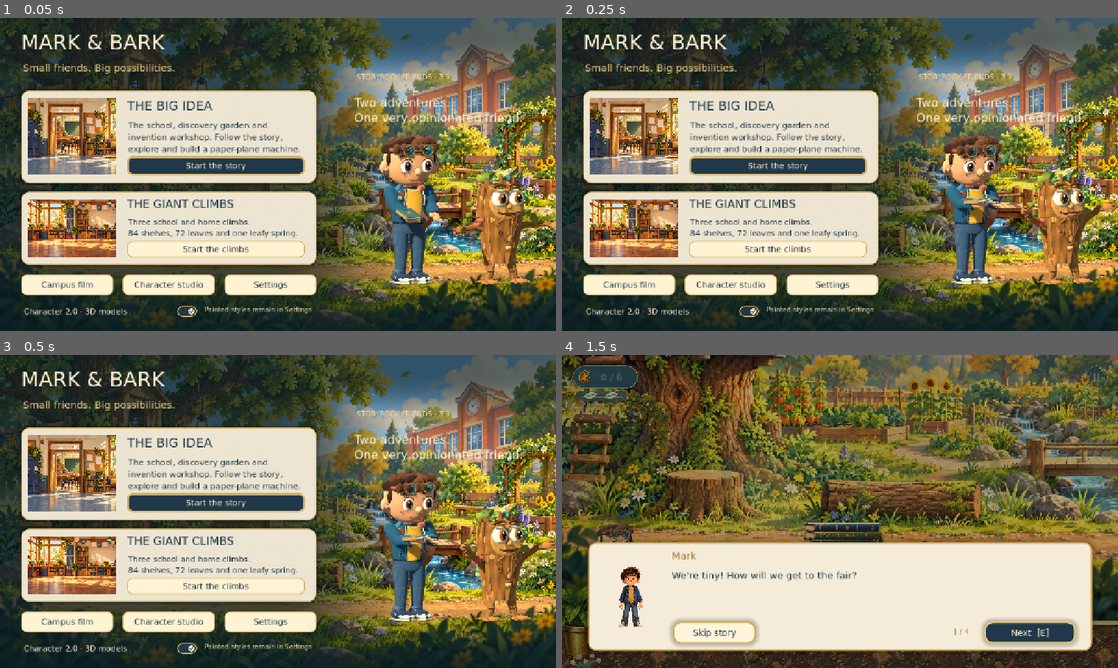
Above: before the commit, frames 1-4 (two rows, left to right).
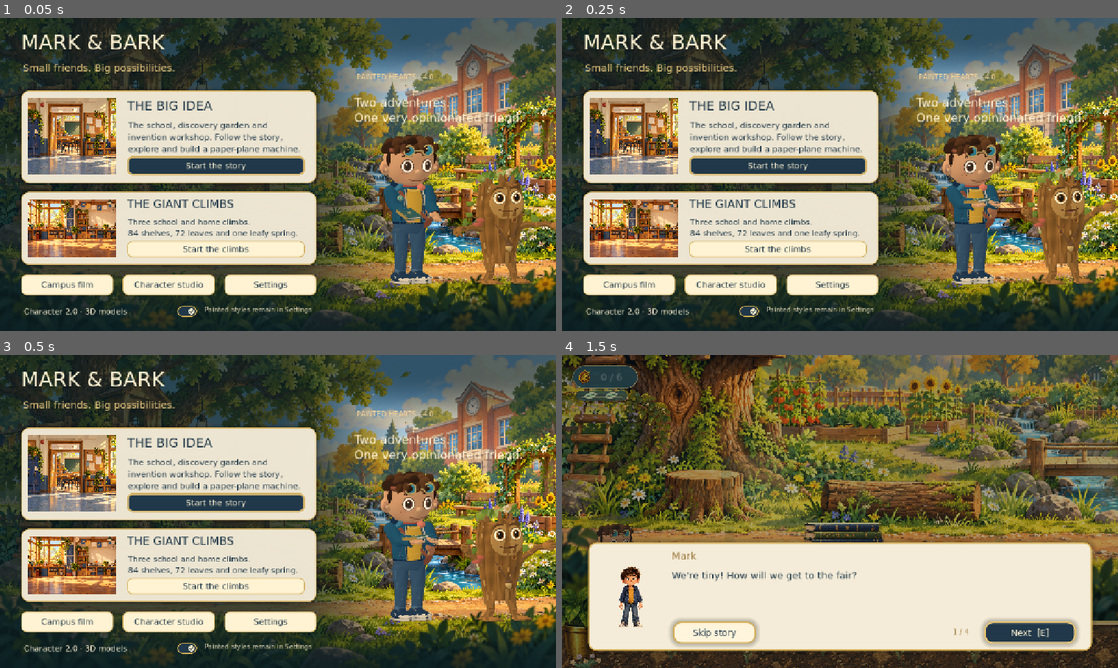
Above: after the commit, the same moments.

Repository: skhaze94-cloud/Mark-and-Bark
Game: Godot game, scene res://scenes/adventures.tscn
Two runs of this game, one before a commit and one after it. Both use one fixed random seed, a clock stepped at 60 frames per second and the inputs below.
Inputs:
- Up to frame 1 (0.05 s): no input
- Up to frame 2 (0.25 s): no input
- Up to frame 3 (0.5 s): no input
- Up to frame 4 (1.5 s): click "Start the story" at 0.5 s; click "Skip intro [E]" at 1.25 s

The runs differ from the first frame. In frame 1, 5.1% of the frame differs, in the area x 64-100%, y 17-86%; in frame 2, 5.0%; in frame 3, 4.9%; in frame 4, 0.2%.

Commit message:
Release 4.0 Painted Hearts character treatment
Restore illustrated facial charm through shallow painted eyes, restrained gaze and highlights, softer matte lighting and calmer hair, bark and canopy detail. Retain articulated 3D bodies and original painting choices. Add brief reusable celebration flecks with pause and reduced-motion handling.

Android 4.0.0 (400) retains the existing package and signing identity. Validate original gameplay, 140 native character/render checks, 12 flourish lifecycle checks and 84 exact APK resource checks. Make the native style-switch test wait for the actor visual update. Physical Android testing remains outstanding.

Diff:
--- a/project.godot
+++ b/project.godot
@@ -2,7 +2,7 @@
 
 [application]
 config/name="Mark & Bark: The Big Idea"
-config/version="3.9.0 Storybook Friends"
+config/version="4.0.0 Painted Hearts"
 config/icon="res://assets/app_icon.svg"
 run/main_scene="res://scenes/adventures.tscn"
 config/features=PackedStringArray("4.4", "GL Compatibility")
--- a/scripts/adventures.gd
+++ b/scripts/adventures.gd
@@ -26,7 +26,7 @@
 	whimsy=load("res://scripts/whimsy_layer.gd").new();whimsy.name="WhimsyLayer";whimsy.context="menu";whimsy.controller=self;add_child(whimsy)
 	label(self,"MARK & BARK",Rect2(48,28,780,65),47,"fff3d3")
 	label(self,"Small friends. Big possibilities.",Rect2(52,101,760,35),23,"f0ce83")
-	label(self,"STORYBOOK FRIENDS · 3.9",Rect2(820,126,400,28),16,"f4d39a")
+	label(self,"PAINTED HEARTS · 4.0",Rect2(820,126,400,28),16,"f4d39a")
 	card(Rect2(48,166,680,213))
 	picture("school_hub",Rect2(65,184,202,177))
 	label(self,"THE BIG IDEA",Rect2(292,184,407,40),29)
--- a/scripts/animation_studio.gd
+++ b/scripts/animation_studio.gd
@@ -24,7 +24,7 @@
 func _ready():
 	showcase="--showcase" in OS.get_cmdline_user_args()
 	label("MARK & BARK",Rect2(44,20,650,48),36)
-	label("CHARACTER 2.0  /  3D PERFORMANCE STUDIO  /  3.9",Rect2(47,72,900,30),17,Color("8a713f"))
+	label("PAINTED HEARTS  /  CHARACTER STUDIO  /  4.0",Rect2(47,72,900,30),17,Color("8a713f"))
 	button("All adventures",Rect2(1040,32,192,52),func():Adventures.go(Adventures.HOME))
 	headline=label("",Rect2(400,24,620,48),22);headline.horizontal_alignment=HORIZONTAL_ALIGNMENT_CENTER
 	label("MARK",Rect2(78,190,270,30),21)
--- a/scripts/characters/bark_model_3d.gd
+++ b/scripts/characters/bark_model_3d.gd
@@ -26,13 +26,13 @@
 	# A single continuous trunk reaches down around the hips. There is no
 	# separate pelvic bowl or visible waist hinge when the upper body leans.
 	_trunk(spine, -0.32, 1.02, 0.21, 0.36, 0.76, 17)
-	_chips(spine, -0.28, 0.94, 0.22, 0.36, 0.76, 42, 17)
-	_bark_ridges(spine, -0.32, 1.01, 0.21, 0.36, 0.76, 16, 0)
+	_chips(spine, -0.28, 0.94, 0.22, 0.36, 0.76, 18, 17)
+	_bark_ridges(spine, -0.32, 1.01, 0.21, 0.36, 0.76, 10, 0)
 	_bark_fringe(spine)
 	var neck = _joint("neck", spine, Vector3(0, 0.61, 0.01))
 	var head = _joint("head", neck, Vector3.ZERO)
 	_trunk(head, -0.08, 0.56, 0.35, 0.31, 0.79, 43, true)
-	_chips(head, -0.055, 0.54, 0.35, 0.31, 0.79, 26, 31, true)
+	_chips(head, -0.055, 0.54, 0.35, 0.31, 0.79, 12, 31, true)
 	_bark_ridges(head, -0.06, 0.56, 0.35, 0.31, 0.79, 12, 1)
 	_face(head)
 	_crown(head)
@@ -67,7 +67,8 @@
 func _material(tint: Color, roughness: float, vertex: bool = false) -> StandardMaterial3D:
 	var material = StandardMaterial3D.new()
 	material.albedo_color = tint
-	material.roughness = roughness
+	material.roughness = 1.0
+	material.specular_mode = BaseMaterial3D.SPECULAR_DISABLED
 	material.metallic = 0.0
 	material.vertex_color_use_as_albedo = vertex
 	material.vertex_color_is_srgb = vertex
@@ -259,39 +260,35 @@
 	_tube(ankle,[Vector3(0,0.02,0),Vector3(side*0.075,-0.012,-0.09),Vector3(side*0.12,-0.018,-0.16)],[0.045,0.031,0.010],materials.wood,7,5)
 
 func _face(head: Node3D) -> void:
-	_ellipsoid(head,Vector3(0,0.16,0.242),Vector3(0.294,0.31,0.046),materials.face)
+	# Painted almond eyes lie close to a warm, quiet facial panel.
+	for paint in [materials.cream,materials.iris,materials.pupil,materials.glint,materials.brow,materials.mouth]:
+		paint.shading_mode=BaseMaterial3D.SHADING_MODE_UNSHADED
+	_ellipsoid(head,Vector3(0,0.16,0.242),Vector3(0.294,0.30,0.037),materials.face)
 	for side in [-1.0,1.0]:
 		var suffix: String = "near" if side < 0 else "far"
-		var eye = _joint("eye_"+suffix,head,Vector3(side*0.135,0.25,0.275))
-		_ellipsoid(eye,Vector3.ZERO,Vector3(0.137,0.154,0.074),materials.cream)
-		var pupil = _joint("pupil_"+suffix,eye,Vector3(0.012,0.0,0.065))
-		_ellipsoid(pupil,Vector3.ZERO,Vector3(0.067,0.096,0.033),materials.iris)
-		_ellipsoid(pupil,Vector3(0.008,0,0.025),Vector3(0.042,0.075,0.020),materials.pupil)
-		_ellipsoid(pupil,Vector3(-0.012,0.038,0.041),Vector3(0.016,0.024,0.011),materials.glint)
-		_ellipsoid(pupil,Vector3(0.026,-0.031,0.041),Vector3(0.008,0.012,0.007),materials.glint)
+		var eye = _joint("eye_"+suffix,head,Vector3(side*0.14,0.255,0.272))
+		eye.rotation.y=side*0.18
+		_ellipsoid(eye,Vector3.ZERO,Vector3(0.106,0.115,0.009),materials.brow)
+		_ellipsoid(eye,Vector3(0,-0.002,0.006),Vector3(0.097,0.106,0.008),materials.cream)
+		var pupil = _joint("pupil_"+suffix,eye,Vector3(0,0,0.017))
+		_ellipsoid(pupil,Vector3.ZERO,Vector3(0.066,0.083,0.004),materials.iris)
+		_ellipsoid(pupil,Vector3(0,0.002,0.004),Vector3(0.047,0.066,0.003),materials.pupil)
+		_ellipsoid(pupil,Vector3(-0.019,0.029,0.008),Vector3(0.014,0.018,0.002),materials.glint)
 		_pupils.append(pupil)
-		var lid = Node3D.new()
-		eye.add_child(lid)
-		_ellipsoid(lid,Vector3.ZERO,Vector3(0.141,0.158,0.079),materials.face)
-		_eye_lids.append(lid)
-		var brow = _joint("brow_"+suffix,head,Vector3(side*0.135,0.445,0.294))
-		_tube(brow,[Vector3(-0.105,0,0),Vector3(-0.055,0.035,0.008),Vector3(0.015,0.041,0.01),Vector3(0.11,0.007,-0.004)],[0.022,0.03,0.029,0.012],materials.brow,8)
-		_brows.append(brow)
-		_brow_rest.append(brow.position)
-		# Eye-corner bark furrows are shaped shallow pieces, not painted eye decals.
-		_tube(head,[Vector3(side*0.25,0.12,0.275),Vector3(side*0.23,0.08,0.288),Vector3(side*0.18,0.055,0.294)],[0.008],materials.ridge,5)
-	_ellipsoid(head,Vector3(0,0.105,0.314),Vector3(0.041,0.052,0.037),materials.light_wood)
-	var mouth = _joint("mouth",head,Vector3(0,-0.035,0.286))
-	_mouth_open = _ellipsoid(mouth,Vector3(0,0.008,0.006),Vector3(0.12,0.075,0.025),materials.mouth)
-	_tongue = _ellipsoid(mouth,Vector3(0,-0.025,0.028),Vector3(0.077,0.022,0.012),materials.tongue)
+		# Blink compresses the whole painted eye; no moving skin ball over it.
+		_eye_lids.append(eye)
+		var eyebrow = _joint("brow_"+suffix,head,Vector3(side*0.14,0.405,0.275))
+		_tube(eyebrow,[Vector3(-0.09,0,0),Vector3(-0.035,0.023,0.006),Vector3(0.03,0.025,0.006),Vector3(0.09,0.006,0)],[0.015,0.018,0.016,0.008],materials.brow,8)
+		_brows.append(eyebrow);_brow_rest.append(eyebrow.position)
+	_ellipsoid(head,Vector3(0,0.115,0.281),Vector3(0.032,0.030,0.012),materials.light_wood)
+	var mouth = _joint("mouth",head,Vector3(0,0.035,0.281))
+	_mouth_open = _ellipsoid(mouth,Vector3(0,-0.015,0.008),Vector3(0.09,0.055,0.005),materials.mouth)
+	_tongue = _ellipsoid(mouth,Vector3(0,-0.035,0.014),Vector3(0.051,0.015,0.003),materials.tongue)
 	var smile_points: Array[Vector3] = []
 	for n in range(17):
 		var t: float = float(n)/16.0*2.0-1.0
-		smile_points.append(Vector3(t*0.18,0.055*t*t-0.015,0.023-absf(t)*0.018))
-	_tube(mouth,smile_points,[0.012],materials.mouth,6)
-	for side in [-1.0,1.0]:
-		_ellipsoid(mouth,Vector3(side*0.18,0.04,0.002),Vector3(0.019,0.017,0.015),materials.ridge)
-		_tube(head,[Vector3(side*0.09,-0.13,0.27),Vector3(side*0.15,-0.18,0.237),Vector3(side*0.18,-0.24,0.21)],[0.013,0.012,0.005],materials.ridge,6)
+		smile_points.append(Vector3(t*0.16,0.045*t*t-0.025,0.012-absf(t)*0.010))
+	_tube(mouth,smile_points,[0.007],materials.mouth,6)
 
 func _crown(head: Node3D) -> void:
 	var crown = _joint("crown",head,Vector3(0,0.50,-0.015))
@@ -386,13 +383,13 @@
 		return
 	for n in range(_eye_lids.size()):
 		var closing: float = clampf(blink,0,1)
-		_eye_lids[n].scale.y = maxf(0.025,closing)
-		_eye_lids[n].position = Vector3(0,0.158*(1.0-closing),0.050+closing*0.015)
-		_pupils[n].position = Vector3(0.012+clampf(gaze.x,-1,1)*0.025,clampf(gaze.y,-1,1)*0.025,0.065)
+		_eye_lids[n].scale.y = maxf(0.04,1.0-closing)
+
+		_pupils[n].position = Vector3(clampf(gaze.x,-1,1)*0.012,clampf(gaze.y,-1,1)*0.014,0.017)
 		_brows[n].position = _brow_rest[n]+Vector3(0,clampf(brow,-1,1)*0.035,0)
 		_brows[n].rotation.z = (1.0 if n==0 else -1.0)*clampf(brow,-1,1)*0.14
 	var opening: float = clampf(mouth_open,0,1)
-	_mouth_open.scale.y = 0.075 * maxf(0.045,opening)
+	_mouth_open.scale.y = 0.055 * maxf(0.045,opening)
 	_tongue.visible = opening>0.22
 	if joints.has("mouth"):
 		joints.mouth.scale.x = 0.92+clampf(smile,0,1)*0.12
--- a/scripts/characters/character_finishing_3d.gd
+++ b/scripts/characters/character_finishing_3d.gd
@@ -6,11 +6,14 @@
 var role="mark"
 var materials={}
 var pieces=[]
+var motes=[]
+var flourish_age=2.0
+var was_cheering=false
 
 func mat(id,colour,metal=0.0):
  if materials.has(id):return materials[id]
- var m=StandardMaterial3D.new();m.albedo_color=Color(colour);m.roughness=.73;m.metallic=metal
- if metal>0:m.roughness=.32
+ var m=StandardMaterial3D.new();m.albedo_color=Color(colour);m.roughness=1.0;m.metallic=metal*.15;m.specular_mode=BaseMaterial3D.SPECULAR_DISABLED
+ if metal>0:m.roughness=.9
  materials[id]=m;return m
 
 func oval(parent,at,radius,material):
@@ -42,6 +45,7 @@
  if role=="mark":mark_details(model)
  else:bark_details(model)
  batch(model)
+ build_flourish()
 
 func mark_details(model):
  var head=model.joints.head;var spine=model.joints.spine
@@ -84,13 +88,13 @@
  var green=mat("emerald","49825b");green.cull_mode=BaseMaterial3D.CULL_DISABLED
  var lime=mat("lime","a6b85f");lime.cull_mode=BaseMaterial3D.CULL_DISABLED
  var copper=mat("copper","d3924d");copper.cull_mode=BaseMaterial3D.CULL_DISABLED
- for i in range(11):
+ for i in range(6):
   var a=i*2.39996
   var p=leaf(crown,Vector3(cos(a)*.22,.04+(i%3)*.035,sin(a)*.17),Vector3(sin(a)*.85,a,cos(a)*-.95),.24+(i%3)*.035,.085,[green,lime,copper][i%3])
   leaves.append({"node":p,"rest":p.rotation,"phase":float(i)})
  # Moss pads follow the woody shoulder contours, away from the facial panel.
  for side in [-1,1]:
-  for i in range(5):oval(spine,Vector3(side*(.25+i*.013),.35-i*.052,-.09),Vector3(.065,.047,.065),green if i%2 else lime)
+  for i in range(3):oval(spine,Vector3(side*(.25+i*.013),.35-i*.052,-.09),Vector3(.065,.047,.065),green if i%2 else lime)
  # Two little shelf mushrooms have ivory stalks, curved caps and raised spots.
  for i in range(2):
   var p=pivot(spine,Vector3(-.30-i*.07,.36-i*.08,.025))
@@ -113,7 +117,21 @@
 
 func advance(delta,motion,still,reduced):
  if still:return
- if not reduced:clock+=delta
+ if reduced:
+  flourish_age=2.0
+  for mote in motes:mote.hide()
+ else:
+  clock+=delta
+  flourish_age+=delta
+  for i in range(motes.size()):
+   var mote=motes[i]
+   mote.visible=flourish_age<1.2
+   if mote.visible:
+    var t=flourish_age
+    var side=-1.0 if i%2==0 else 1.0
+    mote.position=Vector3(side*(.30+t*.22)+sin(t*4+i)*.06,1.65+t*.5-t*t*.6+i*.055,.16)
+    mote.rotation=Vector3(t*2+i,t+i,t*3+i)
+    mote.scale=Vector3.ONE*(1.0-t/1.2)
  var speed=clampf(absf(motion.x)/260.0,0,1)
  for i in range(tails.size()):
   tails[i].rotation.x=0 if reduced else -.15-speed*.7+sin(clock*6-i)*(.07+speed*.1)
@@ -137,3 +155,13 @@
   var mesh=MeshInstance3D.new();mesh.mesh=st.commit();mesh.material_override=group.parts[0].material_override;group.anchor.add_child(mesh)
   for part in group.parts:part.get_parent().remove_child(part);part.free()
  pieces.clear()
+
+func build_flourish():
+ # Six reusable paper flecks; no frame-by-frame allocation or particle system.
+ for i in range(6):
+  var mote=leaf(self,Vector3.ZERO,Vector3.ZERO,.07,.022,mat("fleck","e9bf69" if role=="mark" else "e9bdab"))
+  mote.hide();motes.append(mote)
+ pieces.clear()
+
+func celebrate():
+ if flourish_age>=1.2:flourish_age=0.0
--- a/scripts/characters/character_presenter_3d.gd
+++ b/scripts/characters/character_presenter_3d.gd
@@ -65,13 +65,13 @@
 	environment.background_color = Color(0, 0, 0, 0)
 	environment.ambient_light_source = Environment.AMBIENT_SOURCE_COLOR
 	environment.ambient_light_color = Color("e4e6ef")
-	environment.ambient_light_energy = 0.30
+	environment.ambient_light_energy = 0.65
 	environment.tonemap_mode = Environment.TONE_MAPPER_LINEAR
 	environment_node.environment = environment
 	world.add_child(environment_node)
-	_light("WarmKey", Vector3(-35, -38, 0), Color("fff0df"), 0.75, true)
-	_light("CoolFill", Vector3(-14, 135, 0), Color("d5e7f4"), 0.18, false)
-	_light("LeafRim", Vector3(-25, -155, 0), Color("fff4df"), 0.22, false)
+	_light("WarmKey", Vector3(-35, -38, 0), Color("fff0df"), 0.48, false)
+	_light("CoolFill", Vector3(-14, 135, 0), Color("d5e7f4"), 0.12, false)
+	_light("LeafRim", Vector3(-25, -155, 0), Color("fff4df"), 0.10, false)
 	camera = Camera3D.new()
 	camera.name = "PortraitCamera"
 	camera.projection = Camera3D.PROJECTION_ORTHOGONAL
@@ -162,6 +162,10 @@
 	performance.pose_hint = owner_actor.displayed_pose
 	performance.drive(owner_actor.mode, owner_actor.grounded, owner_actor.motion, owner_actor.cadence)
 	performance.advance(delta)
+	var cheering: bool = performance.active_state in ["cheer", "celebrate", "delight"]
+	if cheering and not finishing.was_cheering and not reduced and not still:
+		finishing.celebrate()
+	finishing.was_cheering = cheering
 	finishing.advance(delta * owner_actor.playback_rate, owner_actor.motion, still, reduced)
 	var on_screen: bool = owner_actor.is_visible_in_tree() and _on_screen()
 	if not on_screen:
--- a/scripts/characters/mark_model_3d.gd
+++ b/scripts/characters/mark_model_3d.gd
@@ -47,7 +47,9 @@
 	if not _materials.has(key):
 		var material = StandardMaterial3D.new()
 		material.albedo_color = Color(colour)
-		material.roughness = roughness
+		material.roughness = 1.0
+		material.specular_mode = BaseMaterial3D.SPECULAR_DISABLED
+		material.diffuse_mode = BaseMaterial3D.DIFFUSE_BURLEY
 		material.vertex_color_use_as_albedo = true
 		material.cull_mode = BaseMaterial3D.CULL_BACK
 		_materials[key] = material
@@ -264,9 +266,8 @@
 		ear.rotation.z=side*-0.12
 		_oval(head,Vector3(side*0.365,-0.025,0.041),Vector3(0.042,0.071,0.018),ear_inner)
 		_oval(head,Vector3(side*0.36,-0.045,0.052),Vector3(0.023,0.032,0.018),skin_light)
-	_oval(head,Vector3(0,-0.07,0.262),Vector3(0.046,0.055,0.051),skin_light)
-	for side in [-1.0,1.0]:
-		_oval(head,Vector3(side*0.026,-0.105,0.307),Vector3(0.009,0.007,0.005),ear_inner)
+	_oval(head,Vector3(0,-0.07,0.263),Vector3(0.040,0.037,0.018),skin_light)
+
 	_build_eyes(head)
 	var mouth=Node3D.new();mouth.name="mouth";mouth.position=Vector3(0,-0.175,0.23);head.add_child(mouth);face.mouth=mouth;joints.mouth=mouth
 	var smile_points: Array=[]
@@ -281,24 +282,27 @@
 	_build_hair(crown)
 
 func _build_eyes(head: Node3D) -> void:
-	var white=_mat("eye_white","fff1d9",0.48)
-	var iris=_mat("iris","734a2d",0.40)
-	var pupil_mat=_mat("pupil","211a16",0.34)
-	var glint=_mat("glint","ffffff",0.25)
-	var brow_mat=_mat("brow","462b1b")
+	# Shallow ink and cream shapes read as an illustration wrapped onto the head.
+	var white=_mat("eye_white","fff3dc")
+	var iris=_mat("iris","79513c")
+	var ink=_mat("pupil","34291f")
+	var glint=_mat("glint","fff8e7")
+	var brow_mat=_mat("brow","543725")
+	for paint in [white,iris,ink,glint,brow_mat]:
+		paint.shading_mode=BaseMaterial3D.SHADING_MODE_UNSHADED
 	for side in ["near","far"]:
 		var sign: float=-1.0 if side=="near" else 1.0
-		var eye=Node3D.new();eye.name="eye_"+side;eye.position=Vector3(sign*0.145,0.012,0.224);head.add_child(eye);face["eye_"+side]=eye;joints["eye_"+side]=eye
+		var eye=Node3D.new();eye.name="eye_"+side;eye.position=Vector3(sign*0.14,0.014,0.234);head.add_child(eye);face["eye_"+side]=eye;joints["eye_"+side]=eye
+		eye.rotation.y=sign*0.28
 		_eye_rest[side]=eye.transform
-		_oval(eye,Vector3.ZERO,Vector3(0.080,0.104,0.045),white)
-		var pupil=Node3D.new();pupil.name="pupil_"+side;pupil.position=Vector3(0,0,0.035);eye.add_child(pupil);face["pupil_"+side]=pupil;joints["pupil_"+side]=pupil
-		_oval(pupil,Vector3.ZERO,Vector3(0.049,0.070,0.015),iris)
-		_oval(pupil,Vector3(0,0.003,0.013),Vector3(0.031,0.050,0.008),pupil_mat)
-		_oval(pupil,Vector3(-0.016,0.031,0.022),Vector3(0.012,0.017,0.004),glint)
-		_oval(pupil,Vector3(0.017,-0.024,0.020),Vector3(0.005,0.007,0.003),glint)
-		var brow=Node3D.new();brow.name="brow_"+side;brow.position=Vector3(sign*0.145,0.16,0.228);head.add_child(brow);face["brow_"+side]=brow;joints["brow_"+side]=brow;_brow_rest[side]=brow.position
-		_tube(brow,[Vector3(-0.085,-0.01,0),Vector3(-0.035,0.016,0.012),Vector3(0.025,0.02,0.012),Vector3(0.075,0,0)],0.014,brow_mat,0.55)
-		_tube(eye,[Vector3(-0.078,0.055,0.02),Vector3(-0.04,0.096,0.036),Vector3(0.03,0.101,0.036),Vector3(0.077,0.056,0.02)],0.0055,brow_mat)
+		_oval(eye,Vector3.ZERO,Vector3(0.085,0.098,0.010),brow_mat)
+		_oval(eye,Vector3(0,-0.002,0.007),Vector3(0.077,0.089,0.008),white)
+		var pupil=Node3D.new();pupil.name="pupil_"+side;pupil.position=Vector3(0,0,0.018);eye.add_child(pupil);face["pupil_"+side]=pupil;joints["pupil_"+side]=pupil
+		_oval(pupil,Vector3.ZERO,Vector3(0.052,0.068,0.004),iris)
+		_oval(pupil,Vector3(0,0.002,0.004),Vector3(0.039,0.056,0.003),ink)
+		_oval(pupil,Vector3(-0.016,0.027,0.008),Vector3(0.012,0.014,0.002),glint)
+		var eyebrow=Node3D.new();eyebrow.name="brow_"+side;eyebrow.position=Vector3(sign*0.145,0.151,0.239);head.add_child(eyebrow);face["brow_"+side]=eyebrow;joints["brow_"+side]=eyebrow;_brow_rest[side]=eyebrow.position
+		_tube(eyebrow,[Vector3(-0.074,0,0),Vector3(-0.03,0.017,0.008),Vector3(0.028,0.018,0.008),Vector3(0.070,0.004,0)],0.011,brow_mat,0.55)
 
 func _build_hair(crown: Node3D) -> void:
 	var dark=_mat("hair_dark","372317",0.78)
@@ -307,15 +311,15 @@
 	var light=_mat("hair_light","6e4527",0.78)
 	_oval(crown,Vector3(0,0.025,-0.055),Vector3(0.355,0.155,0.285),dark)
 	# Rich overlapping swept locks, not a helmet or a row of identical spikes.
-	for n in range(18):
-		var angle: float=float(n)*TAU/18.0
+	for n in range(12):
+		var angle: float=float(n)*TAU/12.0
 		var base=Vector3(cos(angle)*0.29,-0.035,sin(angle)*0.225-0.04)
 		var control=base+Vector3(0.018,0.16,0.012)
 		var tip=base+Vector3(0.095,0.035,0.012)
 		_lock(crown,base,control,tip,0.073,[chestnut,warm,dark][n%3])
-	for n in range(23):
+	for n in range(13):
 		var angle: float=float(n)*2.399963
-		var radius: float=sqrt((float(n)+0.5)/23.0)*0.29
+		var radius: float=sqrt((float(n)+0.5)/13.0)*0.29
 		var x: float=cos(angle)*radius
 		var z: float=sin(angle)*radius*0.76-0.03
 		var y: float=0.05+sqrt(maxf(0,1.0-pow(radius/0.34,2)))*0.09
@@ -359,7 +363,7 @@
 	for side in ["near","far"]:
 		var eye: Node3D=face["eye_"+side]
 		eye.scale.y=maxf(0.04,1.0-clampf(blink,0,1))
-		face["pupil_"+side].position=Vector3(clampf(gaze.x,-1,1)*0.018,clampf(gaze.y,-1,1)*0.022,0.035)
+		face["pupil_"+side].position=Vector3(clampf(gaze.x,-1,1)*0.010,clampf(gaze.y,-1,1)*0.012,0.018)
 		var eyebrow: Node3D=face["brow_"+side]
 		eyebrow.position=_brow_rest[side]+Vector3(0,brow*0.027,0)
 		eyebrow.rotation.z=brow*0.12*(-1.0 if side=="near" else 1.0)
--- a/tests/character_3d_review.gd
+++ b/tests/character_3d_review.gd
@@ -19,6 +19,9 @@
 func ticks(count = 3):
 	for i in range(count):
 		await get_tree().physics_frame
+	# process_frame fires before actor _process; slow native rendering can run
+	# several physics ticks before one visual update. Let that update complete.
+	await get_tree().process_frame
 	await get_tree().process_frame
 
 func _ready():
--- /dev/null
+++ b/tests/painted_review.gd
@@ -0,0 +1,28 @@
+extends Node
+var passed=0
+var failures=0
+func check(ok,message):
+ if ok:passed+=1
+ else:failures+=1;push_error(message)
+func _ready():
+ Progress.save_enabled=false
+ for id in ["young_actions_idle","bark_actions_idle"]:
+  var actor=Art.character(id);add_child(actor)
+  actor.position=Vector2(400,500)
+  actor.character3d.configure("mark" if id.begins_with("young") else "bark",true)
+  var f=actor.character3d.finishing
+  check(f.motes.size()==6,"Each actor has six reusable flourishes")
+  check(f.motes.all(func(m):return not m.visible),"Flourishes begin hidden")
+  var count=f.get_child_count()
+  f.celebrate();f.advance(.2,Vector2.ZERO,false,false)
+  check(f.motes.all(func(m):return m.visible),"Celebration reveals flourishes")
+  var age=f.flourish_age;var position=f.motes[0].position
+  f.advance(.2,Vector2.ZERO,true,false)
+  check(f.flourish_age==age and f.motes[0].position==position,"Pause freezes lifetime and position")
+  f.advance(.2,Vector2.ZERO,false,true)
+  check(f.motes.all(func(m):return not m.visible),"Reduced motion hides flourishes")
+  f.celebrate();f.advance(1.3,Vector2.ZERO,false,false)
+  check(f.motes.all(func(m):return not m.visible) and count==f.get_child_count(),"Flourishes expire without allocation")
+  actor.free()
+ print("PAINTED RESULT: ",passed," passed; ",failures," failed")
+ get_tree().quit(0 if failures==0 else 1)
--- /dev/null
+++ b/tests/painted_review.tscn
@@ -0,0 +1,6 @@
+[gd_scene load_steps=2 format=3]
+
+[ext_resource type="Script" path="res://tests/painted_review.gd" id="1"]
+
+[node name="PaintedReview" type="Node"]
+script = ExtResource("1")
Not shown, changed: export_presets.cfg
Not shown, changed: README.md
Not shown, added: docs/CHARACTERS_4_0.md
Not shown, changed: tools/verify.py
Not shown, changed: tools/verify_android.py
